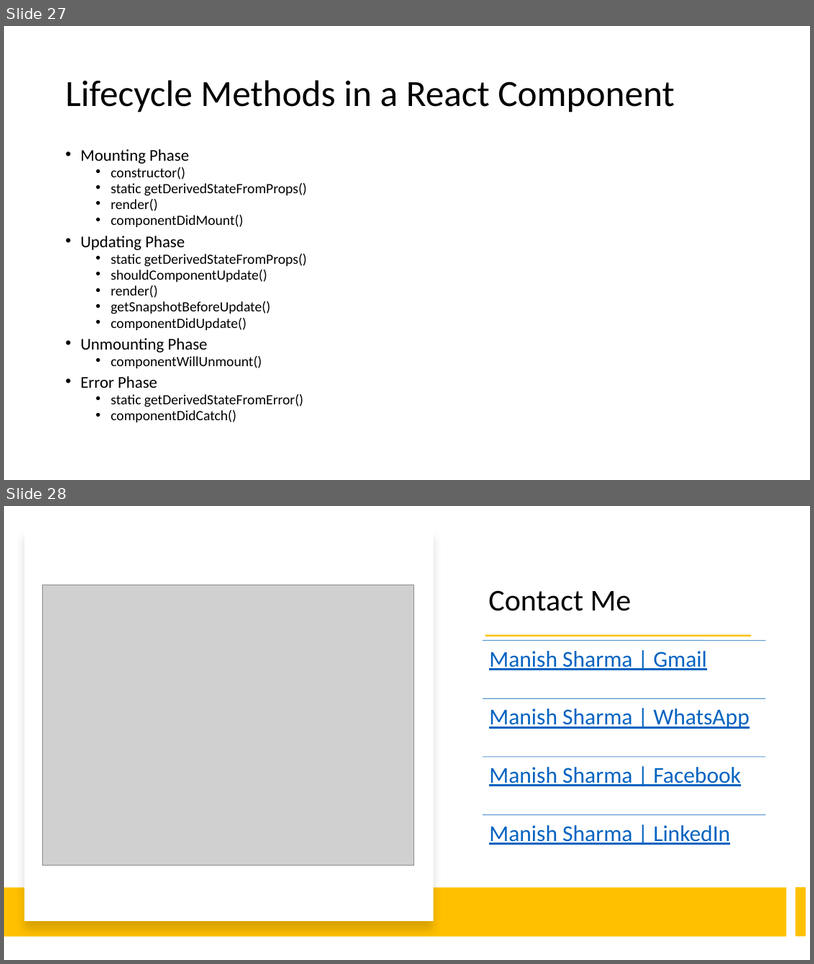
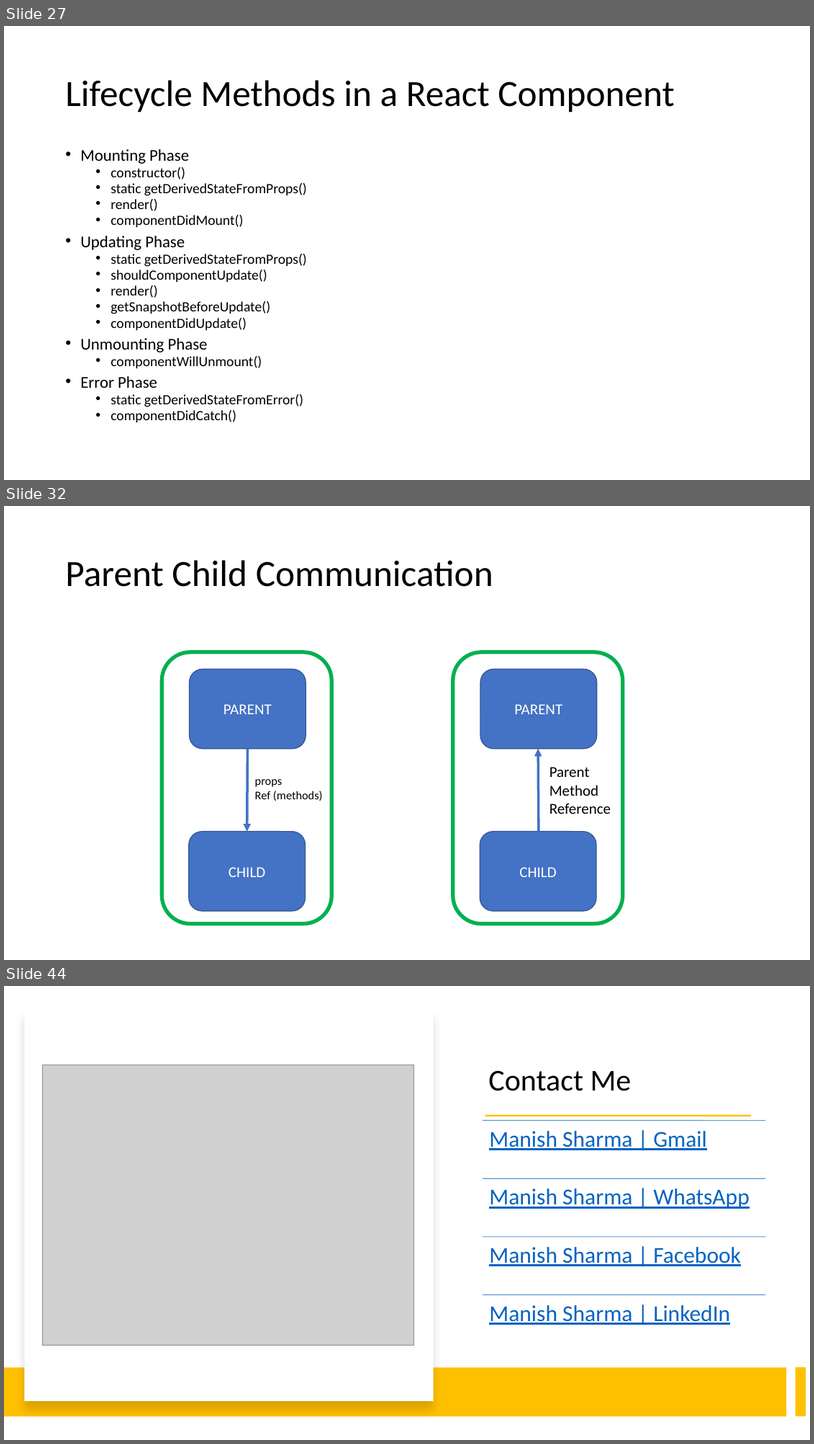
Before and after one commit to manishvbn/ReactJS_WE_Jun22, a slide deck: Notes/React.pptx. Shown one above the other, each under a label of ours: slides 27 and 28 before the commit, slides 27, 32 and 44 after it; the slides between them are not shown. The pictures are 814x964 and 814x1444 pixels, drawn with LibreOffice and Linux fonts; fonts in the diff are those of the drawing; grey boxes stand for pictures. Boxes give left, top, right and bottom in pixels: in the first picture for what was removed or moved away, otherwise in the second. Text is boxed around its words. In the diff, an @@ line names an element or a change of style, - is before the commit and + after.

```diff
--- a/Notes/React.pptx
+++ b/Notes/React.pptx
@@ slide 32 added at [4,506,810,960], background #FFFFFF @@
@@ title added at [65,560,494,587], 44 pt, text #000000 @@
+Parent Child Communication
@@ rounded rectangle added at [162,651,332,924], fill #FFFFFF, outline #00B050 4.5 pt @@
@@ rounded rectangle added at [453,651,623,924], fill #FFFFFF, outline #00B050 4.5 pt @@
@@ rounded rectangle added at [189,669,306,749], fill #4472C4, outline #325491 1 pt, 18 pt, text #FFFFFF @@
+PARENT
@@ rounded rectangle added at [481,669,597,749], fill #4472C4, outline #325491 1 pt, 18 pt, text #FFFFFF @@
+PARENT
@@ arrow added from (248, 749) to (247, 831), #4472C4 3 pt @@
@@ arrow added from (539, 831) to (539, 749), #4472C4 3 pt @@
@@ text added at [255,779,323,800], 14 pt, text #000000 @@
+props
+Ref (methods)
@@ text added at [550,767,611,813], 18 pt, text #000000 @@
+Parent
+Method
+Reference
@@ rounded rectangle added at [189,831,306,911], fill #4472C4, outline #325491 1 pt, 18 pt, text #FFFFFF @@
+CHILD
@@ rounded rectangle added at [480,831,597,911], fill #4472C4, outline #325491 1 pt, 18 pt, text #FFFFFF @@
+CHILD
@@ what was slide 28 is now slide 44 @@
```
Also in this commit, not shown: 15 other slides added.
